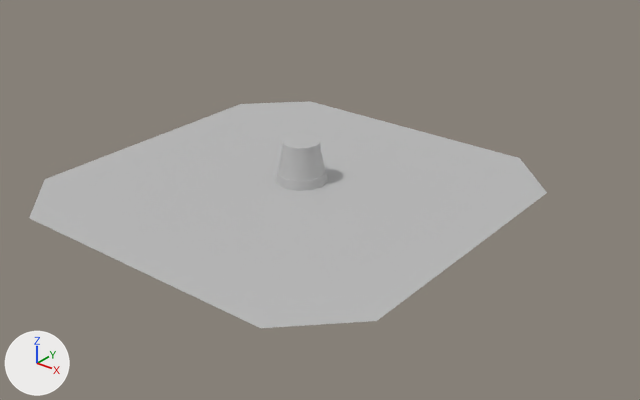
An edit to the FBX model assets/environment/Circus scene textures/inside circus tent scene.fbx, drawn before and after from the same camera.
Both versions are drawn from a 50 mm lens placed at (16.92, -19.71, 12.07), pointed at (1.01, 0.18, -0.27). Every picture has the same lights, and +X, +Y and +Z are marked at lower left. The first picture is the older version. Where no turn or scale is listed for an object, it has been applied to the vertices.

The scene before the commit, as lines of its bpy script (objects in view):
```python
me_mesh = bpy.data.meshes.new('Mesh')
me_mesh.from_pydata(...)  # 16 vertices, 9 faces; spans x -6.65..6.65, y -6.65..6.65, z 0.0
me_mesh.materials.append(mat_lambert1)  # grey #bcbcbc
me_mesh_001 = bpy.data.meshes.new('Mesh.001')
me_mesh_001.from_pydata(...)  # 121 vertices, 120 faces; spans x -212.0..212.0, y -136.0..163.0, z -212.0..212.0
me_mesh_001.materials.append(mat_lambert1)  # grey #bcbcbc
ob_base = bpy.data.objects.new('base', me_mesh)
ob_base.location = (0.0, 0.0, 0.0)
ob_staff_stahd = bpy.data.objects.new('staff_stahd', me_mesh_001)
ob_staff_stahd.location = (-0.0708, 0.58, 0.601)
ob_staff_stahd.rotation_euler = (1.571, 0.0, 0.0)  # degrees (90, 0, 0)
ob_staff_stahd.scale = (0.00415, 0.00461, 0.00415)
```
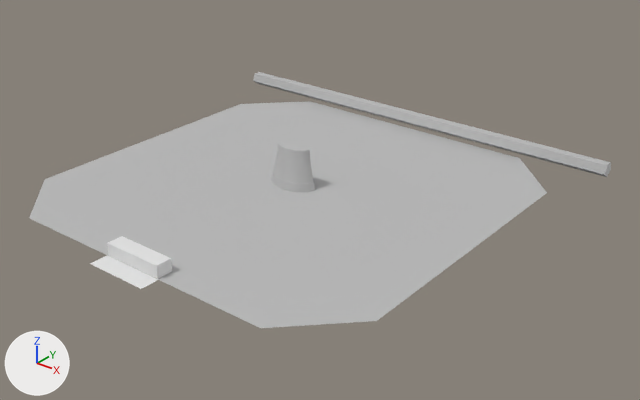
Commit message: Add circus tent arcade trial

Location of each change, (x1, y1, x2, y2) in pixels of the pictures (640 x 400 px):
'arcade_game_obstacle(disable)', added: after (253, 72, 611, 177)
'staff_stahd', moved, rescaled (15% narrower, 10% shorter): before (276, 134, 328, 191); after (271, 141, 315, 192)
'back to circus  it will exit user(Disable)', added: after (107, 236, 172, 279)
'entry poing ', added: after (90, 255, 158, 289)

Diff of the bpy script that builds the scene:
```diff
--- a/assets/environment/Circus scene textures/inside circus tent scene.fbx.py
+++ b/assets/environment/Circus scene textures/inside circus tent scene.fbx.py
@@ mat_lambert4 @@
+mat_lambert4 = principled_material('lambert4')
+mat_lambert4.base_color = (0.5, 0.5, 0.5)  # grey #bcbcbc
@@ me_plane @@
+me_plane.from_pydata([(-1.05, -0.3, 0.0), (1.05, -0.3, 0.0), (-1.05, 0.3, 0.0), (1.05, 0.3, 0.0)], [], [(0, 1, 3, 2)])
@@ me_mesh_002 @@
+me_mesh_002.from_pydata(...)  # 12 vertices, 15 faces; spans x -7.7..7.7, y -0.3..0.3, z -0.3..0.2
+me_mesh_002.materials.append(mat_lambert4)  # grey #bcbcbc
@@ me_cube_001 @@
+me_cube_001.from_pydata(...)  # a box spanning x -1.0..1.0, y -0.26..0.26, z -0.2..0.2
@@ ob_staff_stahd @@
 ob_staff_stahd = bpy.data.objects.new('staff_stahd', me_mesh_001)
-ob_staff_stahd.location = (-0.0708, 0.58, 0.601)
+ob_staff_stahd.location = (-0.0708, 0.228, 0.565)
 ob_staff_stahd.rotation_euler = (1.571, 0.0, 0.0)  # degrees (90, 0, 0)
-ob_staff_stahd.scale = (0.00415, 0.00461, 0.00415)
+ob_staff_stahd.scale = (0.00415, 0.00461, 0.00277)
@@ ob_entry_poing @@
+ob_entry_poing = bpy.data.objects.new('entry poing ', me_plane)
+ob_entry_poing.location = (0.0, -6.95, 0.0)
@@ ob_arcade_game_obstacle_disable @@
+ob_arcade_game_obstacle_disable = bpy.data.objects.new('arcade_game_obstacle(disable)', me_mesh_002)
+ob_arcade_game_obstacle_disable.location = (-0.02, 6.85, 0.32)
@@ ob_back_to_circus__it_will_exit_user_disable @@
+ob_back_to_circus__it_will_exit_user_disable = bpy.data.objects.new('back to circus  it will exit user(Disable)', me_cube_001)
+ob_back_to_circus__it_will_exit_user_disable.location = (0.0, -6.38, 0.19)
```
